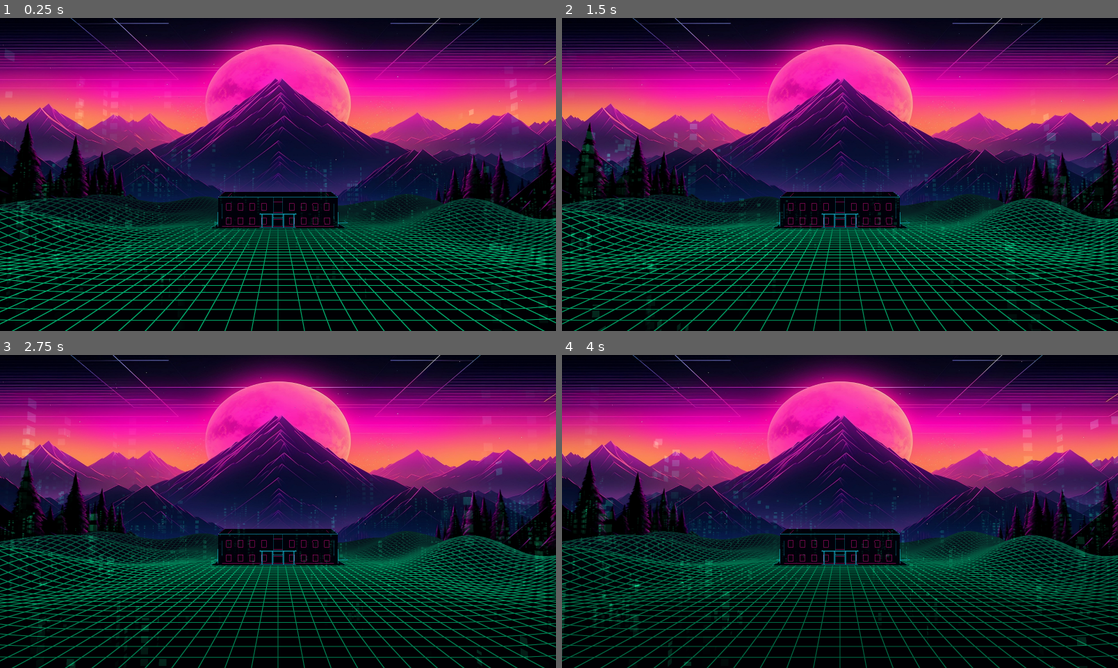
Above: before the commit, frames 1-4 (two rows, left to right).
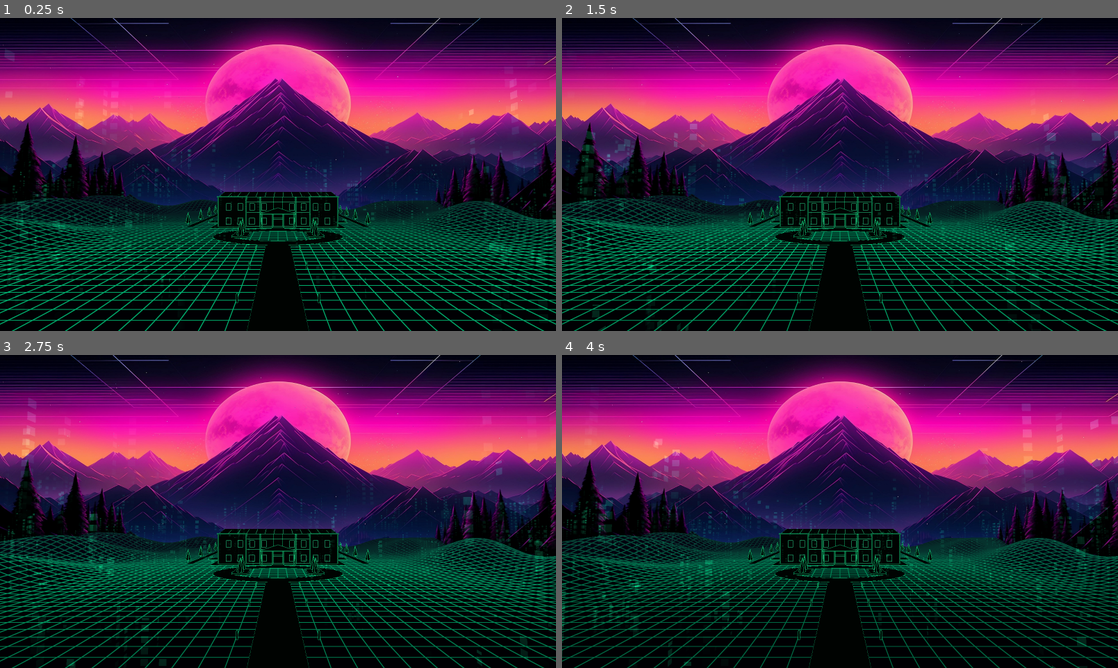
Above: after the commit, the same moments.

Repository: dorejames25-netizen/nightmare-frequency-godot
Game: Godot game, scene res://exterior.tscn
The game is run twice, just before and just after one commit, with the same random seed, the same clock (stepped at 60 frames per second) and the same inputs.
Inputs:
- Up to frame 1 (0.25 s): no input
- Up to frame 2 (1.5 s): no input
- Up to frame 3 (2.75 s): no input
- Up to frame 4 (4 s): no input

The runs differ from the first frame. In frame 1, 12% of the frame differs, in the area x 0-100%, y 39-100%; in frame 2, 12%, in the area x 0-100%, y 40-100%; in frame 3, 12%; in frame 4, 12%.

Commit message:
Shape emerald mansion exterior and add landscaped driveway

Diff:
--- a/previews/exterior/exterior.gd
+++ b/previews/exterior/exterior.gd
@@ -4,8 +4,8 @@
 var stars: Array[MeshInstance3D] = []
 var camera: Camera3D
 func height_at(x: float,z: float) -> float:
-	var edge := smoothstep(28.0,95.0,abs(x))
-	var rear := smoothstep(60.0,115.0,-z)
+	var edge := smoothstep(50.0,105.0,abs(x))
+	var rear := smoothstep(94.0,120.0,-z)
 	return edge*(5.0+7.0*sin(x*0.067+z*0.043)*sin(z*0.061)) + rear*(3.0+4.0*sin(x*0.08))
 func _ready() -> void:
 	var env := WorldEnvironment.new()
@@ -22,6 +22,9 @@
 	if "--near" in OS.get_cmdline_user_args():
 		camera.position=Vector3(22,1.7,33)
 		camera.look_at(Vector3(0,6,-28))
+	if "--site" in OS.get_cmdline_user_args():
+		camera.position=Vector3(70,90,80)
+		camera.look_at(Vector3(0,0,-15))
 	var surface := SurfaceTool.new()
 	surface.begin(Mesh.PRIMITIVE_TRIANGLES)
 	for z in range(-120,120,3):
@@ -102,6 +105,6 @@
 		m.albedo_color=Color(0.5,0.8,1.0)*(0.45+0.55*pow(0.5+0.5*sin(seconds*(0.6+float(i%7)*0.13)+i*1.7),3))
 	if "--capture" in OS.get_cmdline_user_args() and frame==100:
 		await RenderingServer.frame_post_draw
-		get_viewport().get_texture().get_image().save_png("res://captures/mansion_first_person.png" if "--near" in OS.get_cmdline_user_args() else "res://captures/exterior.png")
+		get_viewport().get_texture().get_image().save_png("res://captures/mansion_site.png" if "--site" in OS.get_cmdline_user_args() else "res://captures/mansion_first_person.png" if "--near" in OS.get_cmdline_user_args() else "res://captures/exterior.png")
 	if "--capture" in OS.get_cmdline_user_args() and frame==130:
 		get_tree().quit()
--- a/previews/exterior/mansion.gd
+++ b/previews/exterior/mansion.gd
@@ -2,8 +2,8 @@
 # Exterior envelope only. Blueprint room records remain data, not built rooms.
 const SHIFT := Vector3(-25.6, 0, -43.295)
 var ink: StandardMaterial3D
-var cyan: StandardMaterial3D
-var pink: StandardMaterial3D
+var cyan: ShaderMaterial
+var pink: ShaderMaterial
 var lines: SurfaceTool
 var accents: SurfaceTool
 func point(x: float, y: float, z: float) -> Vector3:
@@ -45,14 +45,14 @@
 	var plan: Dictionary=JSON.parse_string(FileAccess.get_file_as_string("res://plans/mansion_layout.json"))
 	ink=StandardMaterial3D.new()
 	ink.shading_mode=BaseMaterial3D.SHADING_MODE_UNSHADED
-	ink.albedo_color=Color(0.022,0.018,0.055)
+	ink.albedo_color=Color(0.012,0.035,0.029)
 	ink.cull_mode=BaseMaterial3D.CULL_DISABLED
-	cyan=StandardMaterial3D.new()
-	cyan.shading_mode=BaseMaterial3D.SHADING_MODE_UNSHADED
-	cyan.albedo_color=Color(0.10,0.8,0.9)
-	pink=StandardMaterial3D.new()
-	pink.shading_mode=BaseMaterial3D.SHADING_MODE_UNSHADED
-	pink.albedo_color=Color(0.8,0.08,0.5)
+	cyan=ShaderMaterial.new()
+	cyan.shader=load("res://outline.gdshader")
+	cyan.set_shader_parameter("line_color",Color(0.08,0.72,0.43))
+	pink=ShaderMaterial.new()
+	pink.shader=load("res://outline.gdshader")
+	pink.set_shader_parameter("line_color",Color(0.18,0.88,0.58))
 	lines=SurfaceTool.new(); lines.begin(Mesh.PRIMITIVE_LINES)
 	accents=SurfaceTool.new(); accents.begin(Mesh.PRIMITIVE_LINES)
 	var w: float=plan.main_block.w
@@ -126,9 +126,85 @@
 		box("PorchColumn",point(x,2.75,28.8),Vector3(0.3,5.5,0.3))
 	box("PorchCanopy",point(25.6,5.6,28.025),Vector3(15.12,0.2,2.87))
 	for y in [1.0,7.0]:
-		for x in [3.5,8.5,13.5,18.5,30.5,35.5,40.5,45.5]: rectangle(x,y,d+0.025,2.1,2.8)
+		for x in [3.5,8.5,13.5,18.5,30.5,35.5,40.5,45.5]: rectangle(x,y,d+(0.85 if x<15 or x>38 else 0.025),2.1,2.8)
+	# Facade articulation projects outward; it does not consume any planned room.
+	for x in [6.0,45.2]:
+		box("ForwardFacadeBay",point(x,6.3,d+0.4),Vector3(12,12.6,0.8))
+		box("BayCornice",point(x,12.65,d+0.5),Vector3(12.6,0.3,1.2))
+	for x in [0.2,12.0,18.0,33.2,39.2,51.0]:
+		box("FacadePier",point(x,6.3,d+0.55),Vector3(0.35,12.6,1.1))
+	# Triangular entrance pediment makes the main portico legible in silhouette.
+	var pediment:=SurfaceTool.new(); pediment.begin(Mesh.PRIMITIVE_TRIANGLES)
+	var pa:=point(18.04,5.7,29.55)
+	var pb:=point(33.16,5.7,29.55)
+	var pc:=point(25.6,8.2,29.55)
+	for v in [pa,pb,pc]: pediment.add_vertex(v)
+	var pediment_mesh:=MeshInstance3D.new()
+	pediment_mesh.mesh=pediment.commit(); pediment_mesh.material_override=ink
+	add_child(pediment_mesh)
+	stroke(pa,pb); stroke(pb,pc); stroke(pc,pa)
+	# Garden-facing portico: independent columns around the plan's curved terrace.
+	for angle in [3.40,3.85,4.30,4.72,5.14,5.59,6.03]:
+		var x: float=25.6+cos(angle)*7.8
+		var z: float=0.69+sin(angle)*7.8
+		box("GardenColonnade",point(x,2.75,z),Vector3(0.28,5.5,0.28))
+	# Side terrace guard rails, inset from the plan boundaries.
+	for x in [-7.4,58.5]:
+		stroke(point(x,1.0,5.5),point(x,1.0,12.7))
+		for z in [5.5,9.0,12.7]: stroke(point(x,0,z),point(x,1.0,z))
+	build_grounds()
 	for s in [lines,accents]:
 		var node:=MeshInstance3D.new(); node.mesh=s.commit()
 		node.material_override=cyan if s==lines else pink
 		add_child(node)
 	print("MANSION envelope: 51.2 x 26.59 m, basement -3.6, ground 0, upper 6, attic 10.4, ridge 14.6; 58 room records reserved, none built.")
+
+
+func path_strip(label: String,x: float,z: float,w: float,d: float) -> void:
+	box(label,point(x,-0.035,z),Vector3(w,0.10,d))
+func tree(x: float,z: float) -> void:
+	box("GardenTreeTrunk",point(x,0.8,z),Vector3(0.2,1.6,0.2))
+	var mesh:=CylinderMesh.new()
+	mesh.top_radius=0
+	mesh.bottom_radius=1.25
+	mesh.height=4.8
+	mesh.radial_segments=6
+	var node:=MeshInstance3D.new(); node.mesh=mesh; node.material_override=ink
+	node.position=point(x,3.2,z); add_child(node)
+	for i in range(6):
+		var a:=point(x+cos(i*TAU/6)*1.25,0.8,z+sin(i*TAU/6)*1.25)
+		var b:=point(x+cos((i+1)*TAU/6)*1.25,0.8,z+sin((i+1)*TAU/6)*1.25)
+		stroke(a,b); stroke(a,point(x,5.6,z))
+func build_grounds() -> void:
+	# Landscape proposal around the supplied house plan; no room layout changes.
+	path_strip("EntranceWalk",25.6,34,5,9)
+	path_strip("DriveApproach",25.6,94,7,62)
+	var road:=SurfaceTool.new(); road.begin(Mesh.PRIMITIVE_TRIANGLES)
+	for i in range(96):
+		var a: float=i*TAU/96
+		var b: float=(i+1)*TAU/96
+		var p:=point(25.6+cos(a)*22,0.025,49+sin(a)*16)
+		var q:=point(25.6+cos(b)*22,0.025,49+sin(b)*16)
+		var r:=point(25.6+cos(a)*16,0.025,49+sin(a)*10)
+		var t:=point(25.6+cos(b)*16,0.025,49+sin(b)*10)
+		for v in [p,q,r,q,t,r]: road.add_vertex(v)
+		stroke(p,q); stroke(r,t)
+	var drive:=MeshInstance3D.new(); drive.mesh=road.commit(); drive.material_override=ink
+	add_child(drive)
+	# Low planting beds frame a clear central arrival court.
+	for x in [13.0,38.2]:
+		box("ArrivalBed",point(x,0.25,49),Vector3(5,0.5,9))
+		for z in [46.0,52.0]: tree(x,z)
+	for x in [19.8,31.4]:
+		for z in [72.0,88.0,104.0,120.0]:
+			box("DriveLight",point(x,0.6,z),Vector3(0.22,1.2,0.22))
+	# Rear formal garden aligns with the oval room and curved portico.
+	path_strip("GardenAxis",25.6,-27,4,38)
+	path_strip("GardenCrosswalk",25.6,-27,45,3)
+	for x in [12.0,39.2]:
+		for z in [-17.0,-37.0]:
+			box("GardenBed",point(x,0.18,z),Vector3(13,0.36,12))
+			for dx in [-4.0,4.0]: tree(x+dx,z)
+	for x in [-12.0,63.2]:
+		path_strip("SideGardenPath",x,-5,3,64)
+		for z in [-34.0,-18.0,0.0,20.0]: tree(x+(-3 if x<0 else 3),z)
--- /dev/null
+++ b/previews/exterior/outline.gdshader
@@ -0,0 +1,9 @@
+shader_type spatial;
+render_mode unshaded;
+uniform vec4 line_color : source_color = vec4(0.08,0.72,0.43,1.0);
+void vertex(){
+ vec4 view=MODELVIEW_MATRIX*vec4(VERTEX,1.0);
+ view.z+=0.035;
+ POSITION=PROJECTION_MATRIX*view;
+}
+void fragment(){ALBEDO=line_color.rgb;}
Binary file changed: previews/exterior/captures/mansion_first_person.png
Binary file added: previews/exterior/captures/mansion_site.png
Not shown, changed: HANDOVER.md
Not shown, changed: previews/exterior/README.md
